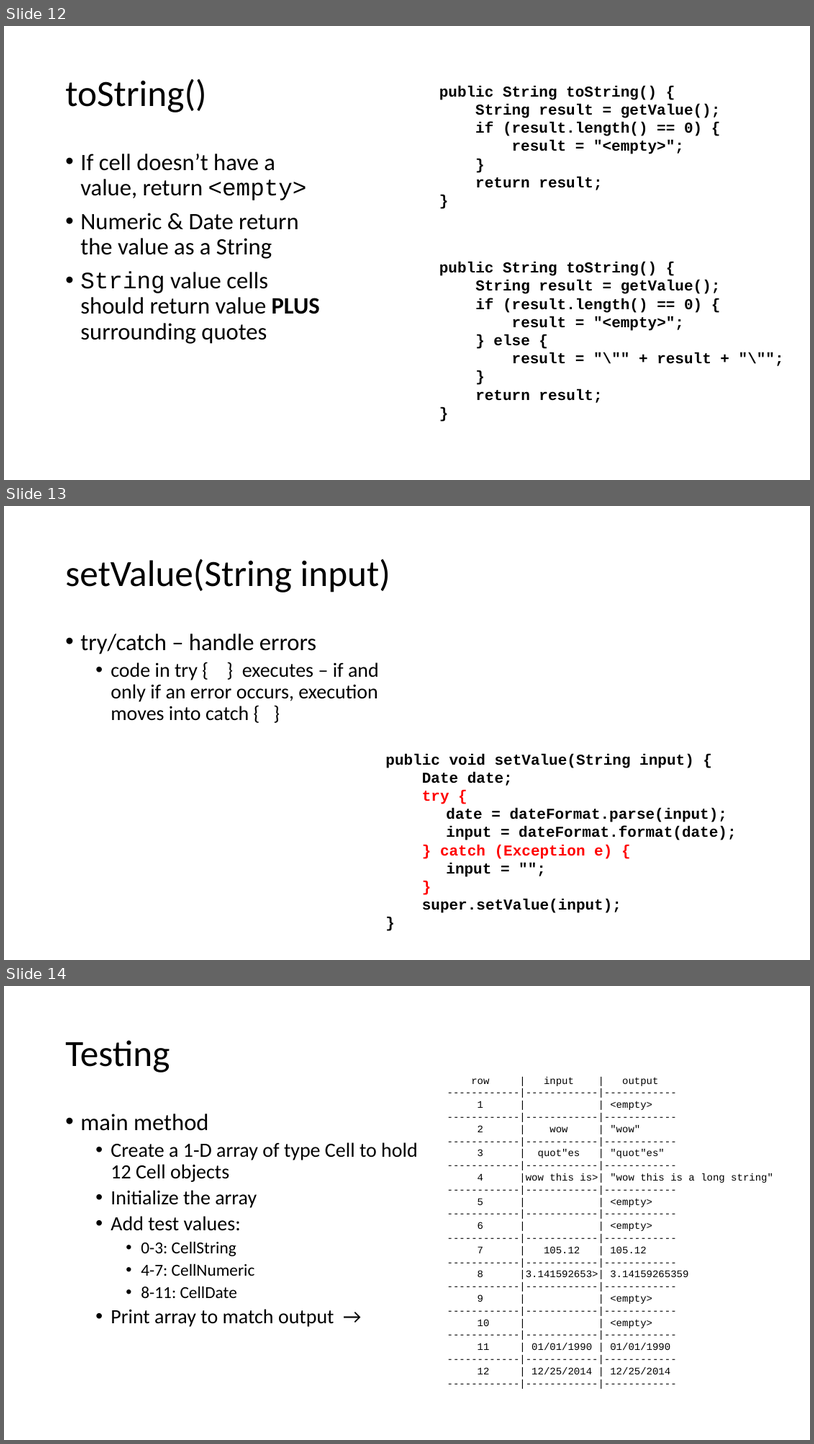
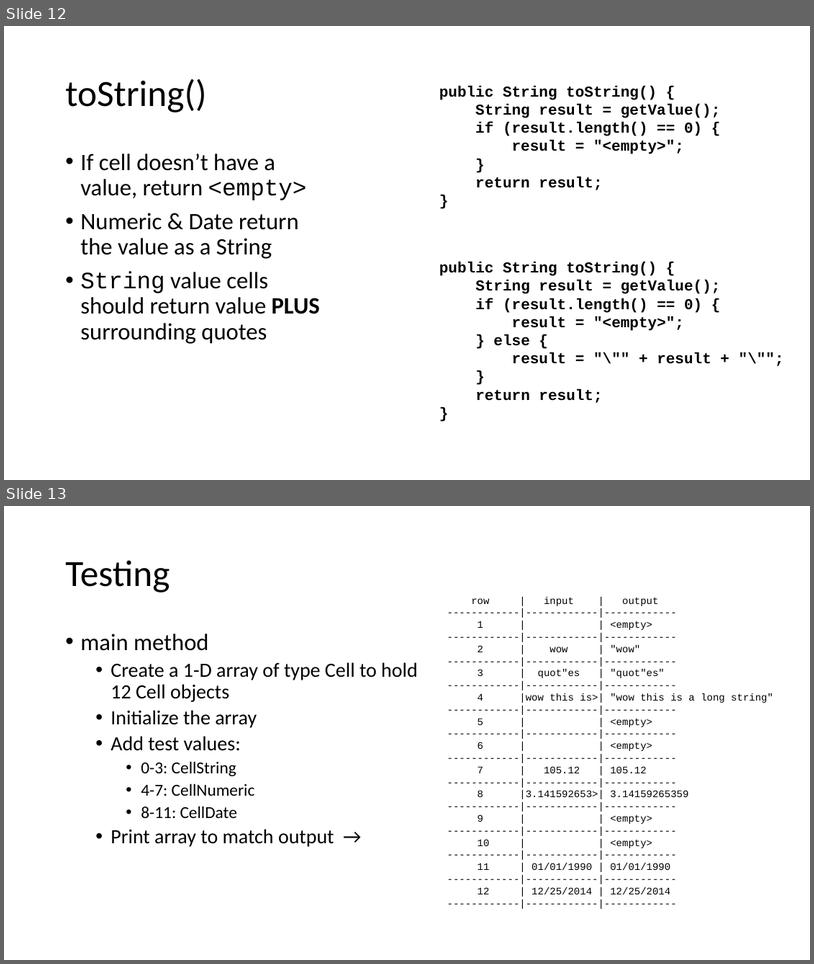
Before and after one commit to viperguynaz/VisiCalc, a slide deck: VisiCalc.pptx. Shown one above the other, each under a label of ours: slides 12, 13 and 14 before the commit, slides 12 and 13 after it. The pictures are 814x1444 and 814x964 pixels, drawn with LibreOffice and Linux fonts; fonts in the diff are those of the drawing. Boxes give left, top, right and bottom in pixels: in the first picture for what was removed or moved away, otherwise in the second. Text is boxed around its words. In the diff, an @@ line names an element or a change of style, - is before the commit and + after.

Commit message:
Revert "updated ppt"
This reverts commit 6b11074150c4f5d95d7b9a300474e0898d0120f1.

```diff
--- a/VisiCalc.pptx
+++ b/VisiCalc.pptx
@@ slide 13 removed at [4, 506, 810, 960], background #FFFFFF @@
@@ title removed at [65, 559, 391, 592] @@
-setValue(String input)
@@ text removed at [80, 633, 379, 721] @@
-• try/catch – handle errors
-  • code in try { } executes – if and only if an error occurs, execution moves into catch { }
@@ text removed at [386, 754, 736, 913] @@
-public void setValue(String input) {
-Date date;
-try {
-date = dateFormat.parse(input);
-input = dateFormat.format(date);
-} catch (Exception e) {
-input = "";
-}
-super.setValue(input);
-}
@@ what was slide 14 is now slide 13 @@
```
